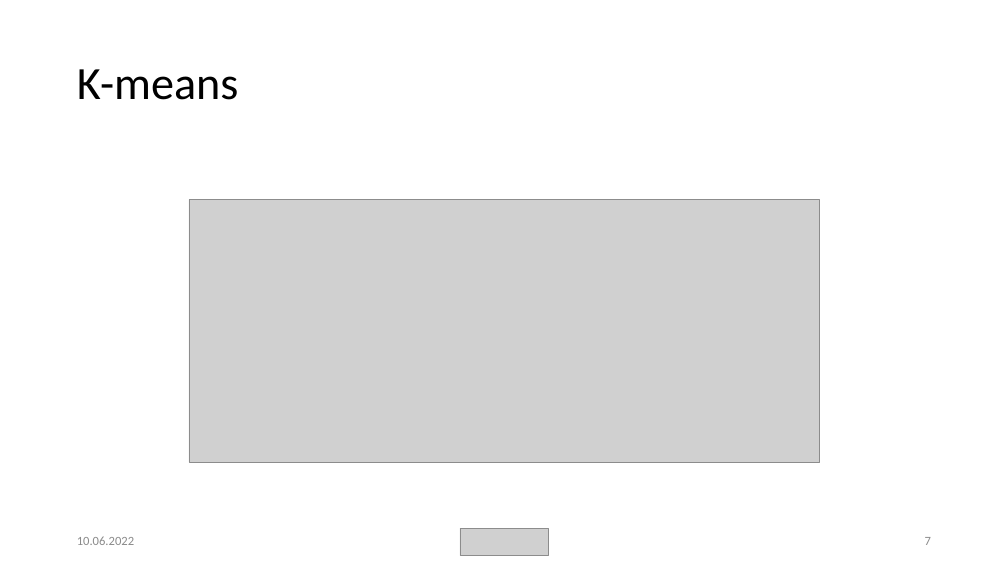
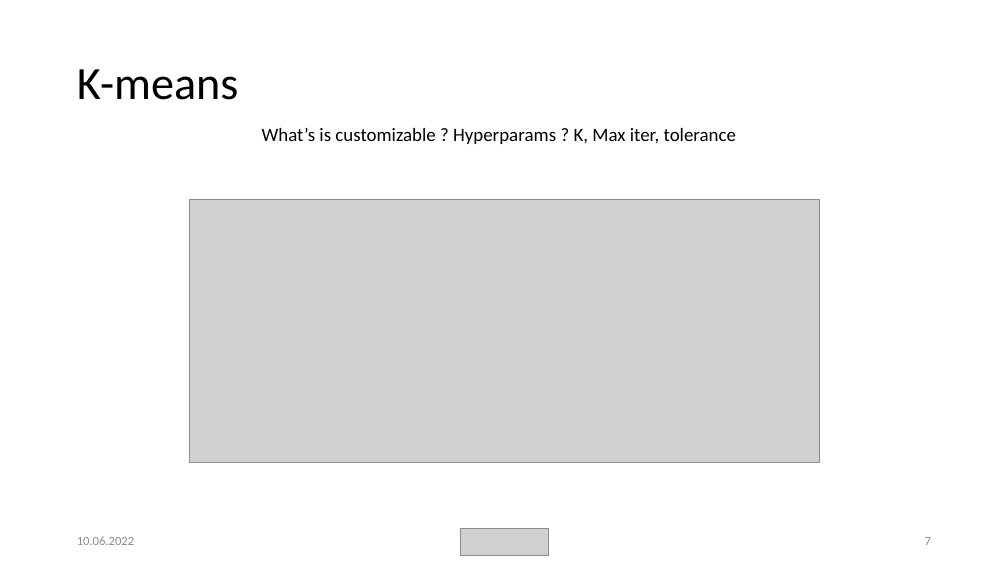
Before and after one commit to weevood/MA-BDA_Project, a slide deck: slide 7 of Documentation/Anomaly-Detection-in-Network-Traffic-with-K-means-Clustering.pptx. Drawn at 1008x567 pixels with LibreOffice and Linux fonts; fonts in the diff are those of the drawing; grey boxes stand for pictures. Boxes give left, top, right and bottom in pixels: in the first picture for what was removed or moved away, otherwise in the second. Text is boxed around its words. In the diff, an @@ line names an element or a change of style, - is before the commit and + after.

```diff
--- a/Documentation/Anomaly-Detection-in-Network-Traffic-with-K-means-Clustering.pptx
+++ b/Documentation/Anomaly-Detection-in-Network-Traffic-with-K-means-Clustering.pptx
@@ text added at bbox=[262, 128, 736, 144], 18 pt, text #000000 @@
+What’s is customizable ? Hyperparams ? K, Max iter, tolerance
```
Also in this commit, not shown: 4 other slides changed, 2 slides added, 2 other files.
